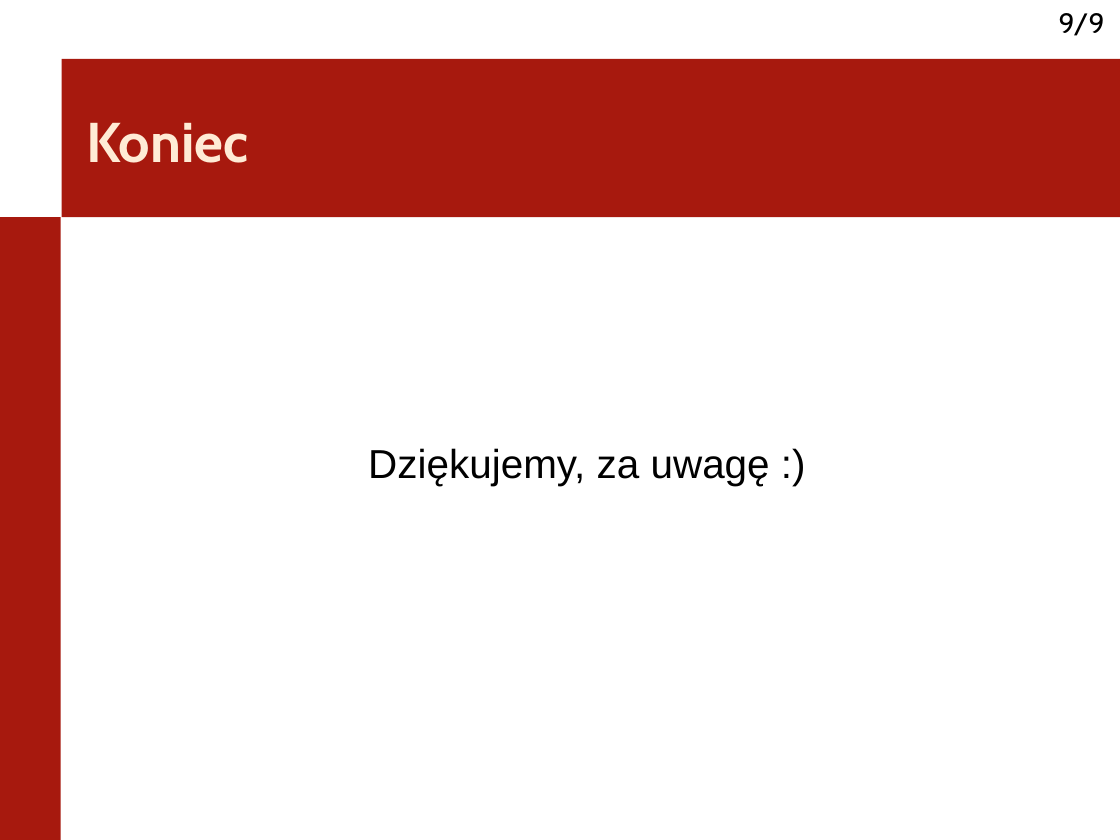
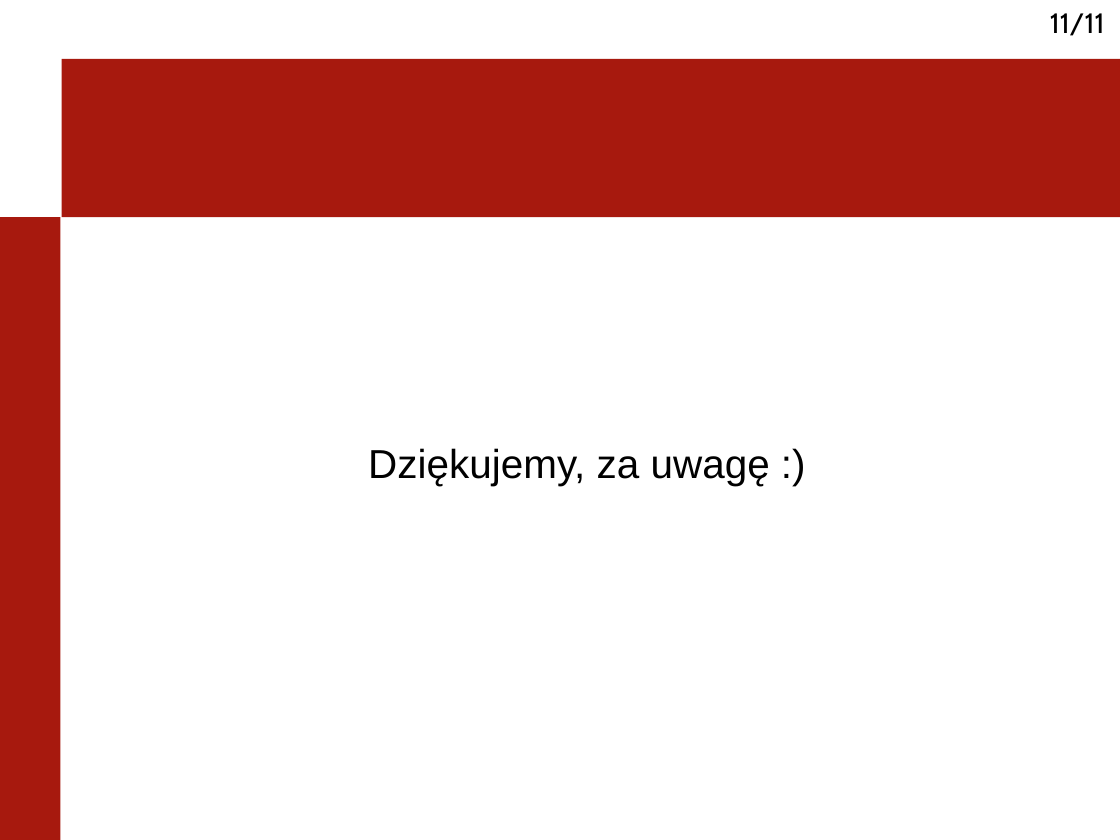
Before and after one commit to KBrus/nton-rbm, a slide deck: slide 11 of doc/prez-GBRBM.odp (slide 9 before the commit). Drawn at 1120x840 pixels with LibreOffice and Linux fonts; fonts in the diff are those of the drawing; background and template pictures are left out. Boxes give left, top, right and bottom in pixels: in the first picture for what was removed or moved away, otherwise in the second. Text is boxed around its words. In the diff, an @@ line names an element or a change of style, - is before the commit and + after.

```diff
--- a/doc/prez-GBRBM.odp
+++ b/doc/prez-GBRBM.odp
@@ page number at bbox=[1050, 13, 1105, 36]: text changed @@
-9/9
+11/11
@@ title removed at bbox=[86, 122, 248, 163] @@
-Koniec
```
Also in this commit, not shown: 3 other slides changed, 6 slides added, 4 slides removed, 2 other files.
